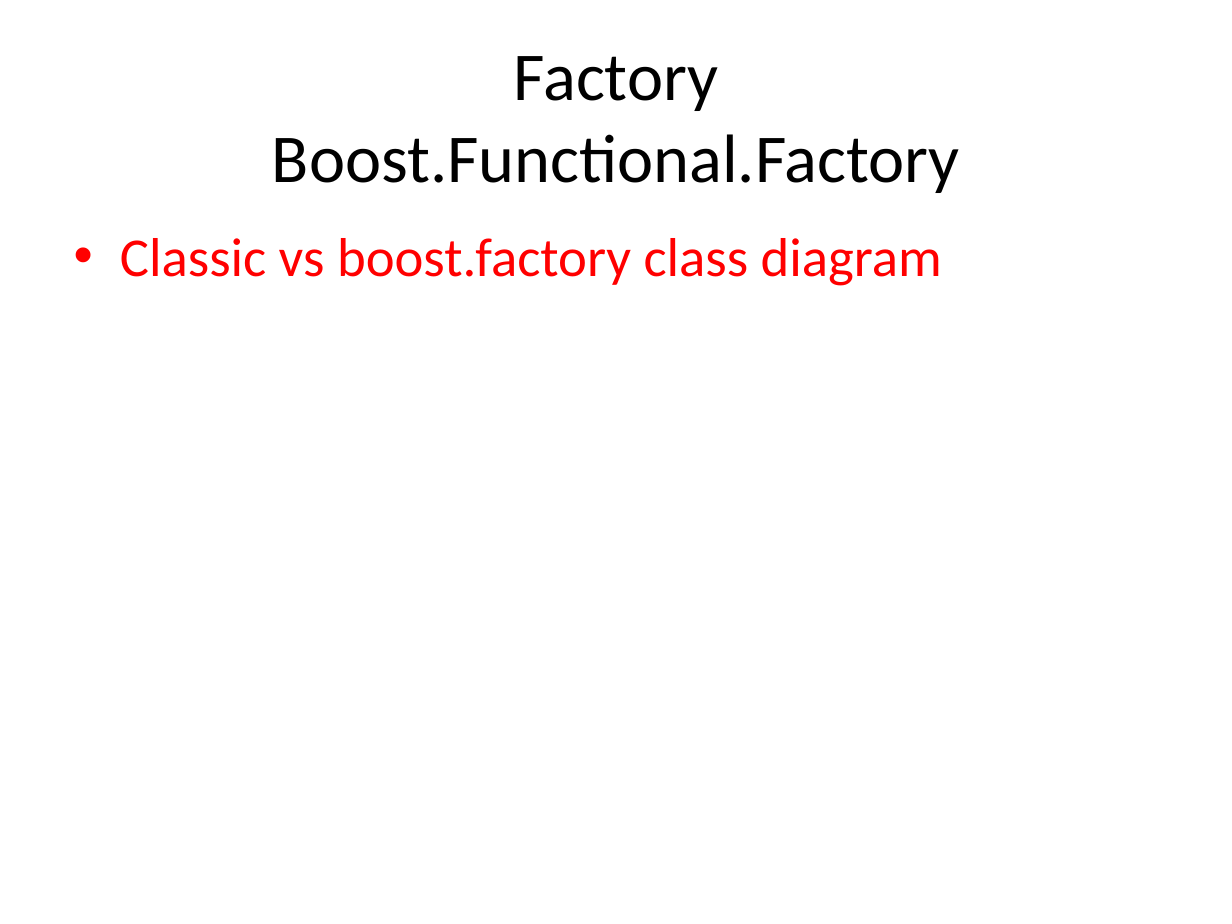
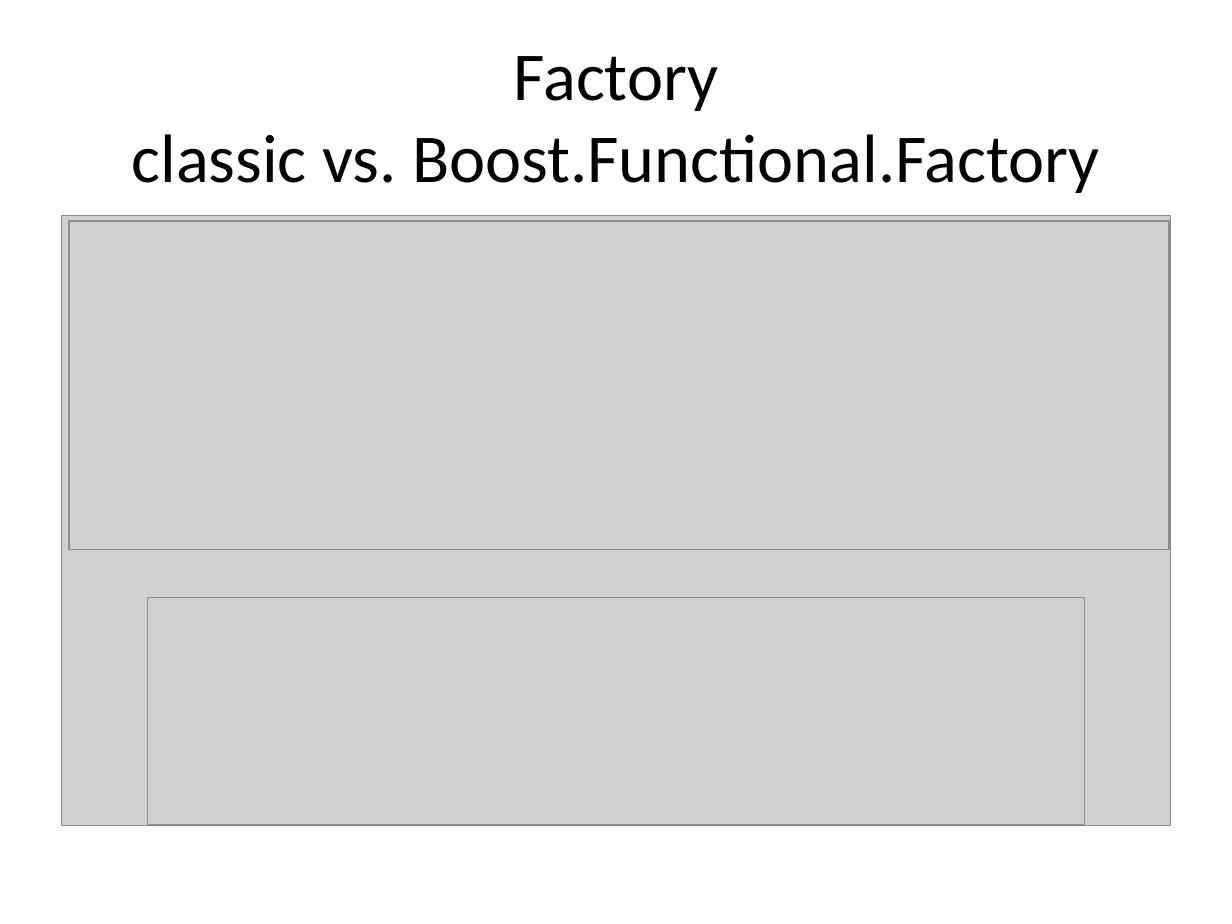
Before and after one commit to kamyu104/GofPatterns, a slide deck: slide 64 of Effective patterns.ppt (slide 59 before the commit). Drawn at 1232x924 pixels with LibreOffice and Linux fonts; fonts in the diff are those of the drawing; grey boxes stand for pictures. Boxes give left, top, right and bottom in pixels: in the first picture for what was removed or moved away, otherwise in the second. Text is boxed around its words. In the diff, an @@ line names an element or a change of style, - is before the commit and + after.

```diff
--- a/Effective patterns.ppt
+++ b/Effective patterns.ppt
@@ title at (x1=131, y1=56, x2=1100, y2=193): text changed @@
-Factory
-Boost.Functional.Factory
+Factory
+classic vs. Boost.Functional.Factory
@@ picture added at (x1=62, y1=216, x2=1170, y2=825) @@
@@ picture added at (x1=69, y1=222, x2=1169, y2=549) @@
@@ text removed at (x1=120, y1=238, x2=942, y2=286) @@
-• Classic vs boost.factory class diagram
@@ picture added at (x1=148, y1=598, x2=1084, y2=824) @@
```
Also in this commit, not shown: 7 other slides changed, 6 slides added, 1 slide removed, 2 other files.
